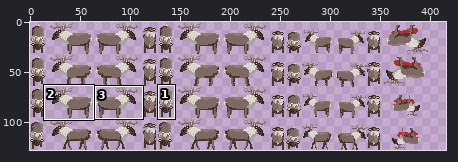
One commit to this pixel-art file: sprites/animals/caribou.aseprite. The picture above shows the old version from afar; the outline marks the close-up.
Close-up. Before:
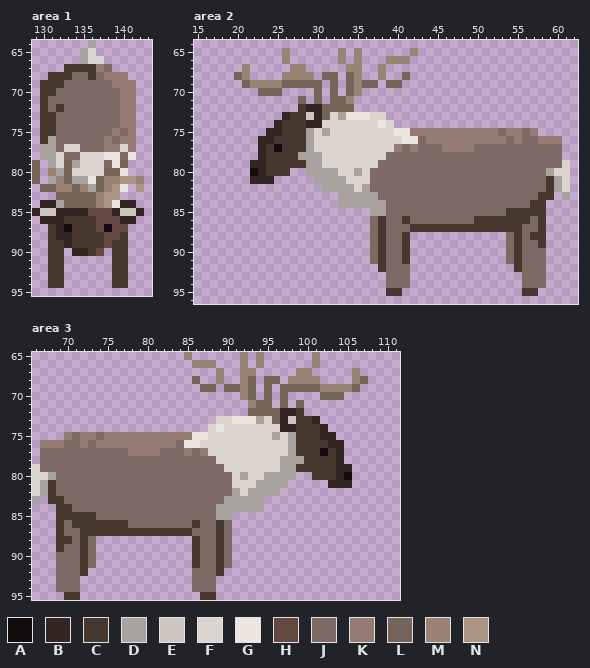
400x128 pixels, 1 frame. Colours within 5 levels of each other are drawn and written as one. Shown: area 1: x 129..143, y 64..95; area 2: x 15..62, y 64..96; area 3: x 66..111, y 65..95. The old version is drawn lined up with the new one, on the new canvas. The commit also changed other parts of the picture, which this record leaves out.
Palette (. is transparent): A #120d0c  B #332521  C #46372f  D #a8a39e  E #ccc5c0  F #dcd4ce  G #ede5df  H #634941  J #7e6a64  K #947c75  L #756559  M #988374  N #ad9584
Pixels before, area 1, first column x 129:
64 .......D......
65 ......DF......
66 ......DFF.....
67 ....CCCCKJ....
68 ..CCCJJCJKKK..
69 .CCCJJJJJJKKK.
70 .CCJJJJJJJJKK.
71 .CJJJJJJJJJKK.
72 .CJCJJJJJJJKK.
73 .CCJJJJJJJJKK.
74 .CCJJJJJJJJKK.
75 .CCJJJJJJJKJK.
76 .CDJJJJJJKJKK.
77 .DDJFFJJJKKFK.
78 .DDFJJFFFGGJG.
79 L.DFLDFFFJGL..
80 L.MDLFFFFLLG..
81 L.DMLDDGLMMNNM
82 .LLMMLMDLMNG.N
83 ...LLLLLMNN...
84 .BBDLLLLMNGBB.
85 BEEBBBBHHHBEEB
86 .BBBCCCCHHHBB.
87 ..CBACCCHAHH..
88 ..CBBCCCCHHC..
89 ..CCBCCCCHCC..
90 ..CC.BBCH.CC..
91 ..CC......CC..
92 ..CC......CC..
93 ..CC......CC..
94 ..CC......CC..
Pixels before, area 2, first column x 20:
65 ......M......M.M......M...................
66 ......M......M.M...MMM....................
67 .M.....MM.....MM..M.......................
68 LM....MMMM.LL.LM..M..L....................
69 .LMMMMLLLLL.L.LMLL.LL.....................
70 ...LLL....L.L.LM..........................
71 ........L.L.LLM...........................
72 ........CBBLLLL...........................
73 ......BCCEBLFDGGGFF.......................
74 .....BCCCBBFFFFFFFGF......................
75 ....BBCCCDFDFFFFFFFFGGKKKKKKKKKKKJKKJK....
76 ...BBCCCCDFFFFFFFFFFFGGJKKKKKKKKKKJKJJKKK.
77 ...BCACCCDFFFFFFFFFFKJKJJJKKKKJJJJJJJJJJJ.
78 ...BCCCCDDDFFFFFFFFJJJJJJJJJJJJJJJJJJJJJJ.
79 ..BBCCCCCDDFFFFFFFJJJJJJJJJJJJJJJJJJJJJJJF
80 ..ABCCC..DDDDFFDFJJJJJJJJJJJJJJJJJJJJJJDFF
81 ..BBB.....DDDDFFFJJJJJJJJJJJJJJJJJJJJJJCDF
82 ...........DDDDFDJJJJJJJJJJJJJJJJJJJJJJCDF
83 .............DDDDDJJJJJJJJJJJJJJJJJJJJCC.D
84 .............DDDDDDJJJJJJJJJJJJJJJJJJCC...
85 .................DDJJJJJJJJJJJJJJJCCCCC...
86 .................JCJJCJJJJJJJJCCCCCCCJC...
87 .................JCJJJCCCCCCCCCCCCCCJJC...
88 .................JCJJC............JCJCC...
89 .................JCJJC............JCJJC...
90 .................JCJJC............JCJJJ...
91 .................JCJJC............JCJJJ...
92 ..................CJJJ.............CJJJ...
93 ...................JJJ..............JJJ...
94 ...................JJJ..............JJJ...
95 ...................CC...............CC....
Pixels before, area 3, first column x 66:
65 ...................M......M.M......M......
66 ....................MMM...M.M......M......
67 .......................M..MM.....MM.....M.
68 ....................L..M..ML.LL.MMMM....ML
69 .....................LL.LLML.L.LLLLLMMMML.
70 ..........................ML.L.L....LLL...
71 ...........................MLL.L.L........
72 ...........................LLLLBBC........
73 .......................FFGGGDFLBECCB......
74 ......................FGFFFFFFFBBCCCB.....
75 ....KJKKJKKKKKKKKKKKGGFFFFFFFFDFDCCCBB....
76 .KKKJJKJKKKKKKKKKKJGGFFFFFFFFFFFDCCCCBB...
77 .JJJJJJJJJJJKKKKJJJKJKFFFFFFFFFFDCCCACB...
78 .JJJJJJJJJJJJJJJJJJJJJJFFFFFFFFDDDCCCCB...
79 FJJJJJJJJJJJJJJJJJJJJJJJFFFFFFFDDCCCCCBB..
80 FFDJJJJJJJJJJJJJJJJJJJJJJFDFFDDDD..CCCBA..
81 FDCJJJJJJJJJJJJJJJJJJJJJJFFFDDDD.....BBB..
82 FDCJJJJJJJJJJJJJJJJJJJJJJDFDDDD...........
83 D.CCJJJJJJJJJJJJJJJJJJJJDDDDD.............
84 ...CCJJJJJJJJJJJJJJJJJJDDDDDD.............
85 ...CCCCCJJJJJJJJJJJJJJJDD.................
86 ...CJCCCCCCCJJJJJJJJCJJCJ.................
87 ...CJJCCCCCCCCCCCCCCJJJCJ.................
88 ...CCJCJ............CJJCJ.................
89 ...CJJCJ............CJJCJ.................
90 ...JJJCJ............CJJCJ.................
91 ...JJJCJ............CJJCJ.................
92 ...JJJC.............JJJC..................
93 ...JJJ..............JJJ...................
94 ...JJJ..............JJJ...................
95 ....CC...............CC...................
New version:
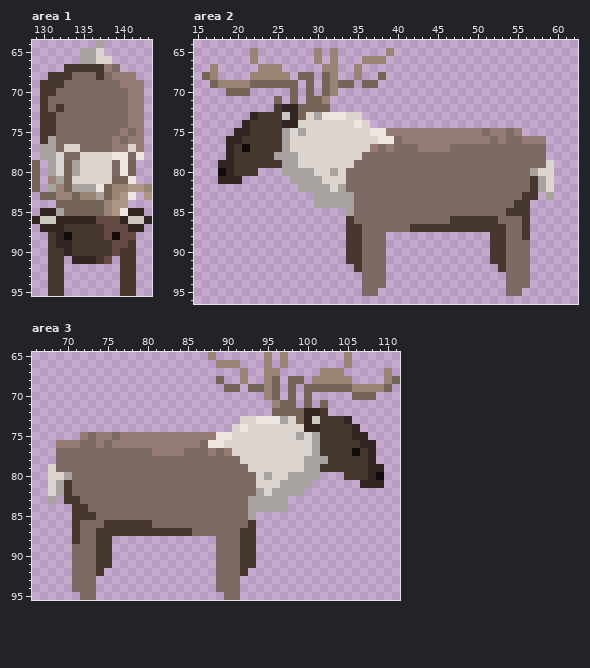
Difference:
canvas 400x128 -> 416x128
Area 1:
y 64: x 136..137 D. -> .D
y 65: x 136..137 F. -> DF
y 66: x 136 F -> D; x 138 . -> F
y 67: x 137..139 KJ. -> CKJ
y 68: x 136..138 CJK -> JCJ; x 141 . -> K
y 69: x 139 K -> J; x 142 . -> K
y 70..74: x 140 K -> J; x 142 . -> K
y 75: x 139..142 KJK. -> JKJK
y 76: x 138..140 KJK -> JKJ; x 142 . -> K
y 77: x 138 K -> J; x 140..142 FK. -> KFK
y 78: x 138 G -> F; x 140..142 JG. -> GJG
y 79: x 138..141 JGL. -> FJGL
y 80: x 131..132 MD -> DF; x 134 F -> D; x 138..139 LL -> FJ; x 141 . -> L
y 81: x 131..132 DM -> MD; x 134..142 DDGLMMNNM -> FFFFFLLG.
y 82: x 129..131 .LL -> L.D; x 133..135 MLM -> LDD; x 137..141 LMNG. -> GLMMN; x 143 . -> M
y 83: x 130..133 ..LL -> LLMM; x 135..141 LLMNN.. -> MMDLMNG; x 143 . -> N
y 84: x 130..132 BBD -> ..L; x 137..141 MNGBB -> LMNN.
y 85: x 129..141 BEEBBBBHHHBEE -> .BBDLLLLLMNGB
y 86: x 129..131 .BB -> BEE; x 133..136 CCCC -> BBBB; x 141..143 B.. -> EEB
y 87: x 130..131 .C -> BB; x 133 A -> C; x 137..138 HA -> CH; x 141..142 .. -> BB
y 88: x 133 B -> A; x 139..141 HC. -> AHH
y 89: x 132 C -> B; x 138..141 HCC. -> CHHC
y 90: x 133..135 .BB -> BCC; x 137..139 H.C -> CCH; x 141 . -> C
y 91: x 134..139 .....C -> BBBCH.; x 141 . -> C
y 92..94: x 139 C -> .; x 141 . -> C
y 95: x 131..132 .. -> CC; x 140..141 .. -> CC
Area 2:
y 65: x 22 . -> M; x 26 M -> .; x 30 . -> M; x 32..33 .M -> M.; x 35 M -> .; x 39 . -> M; x 42 M -> .
y 66: x 22 . -> M; x 26 M -> .; x 30 . -> M; x 32..33 .M -> M.; x 35..41 M...MMM -> .MMM...
y 67: x 17 . -> M; x 21 M -> .; x 23..25 ... -> MMM; x 27..28 MM -> ..; x 31..32 .. -> MM; x 34 M -> .; x 38 M -> .
y 68: x 16..17 .. -> LM; x 20..25 LM.... -> ..MMMM; x 27..29 MMM -> .LL; x 32 L -> M; x 34 L -> .; x 38 M -> L; x 41 L -> .
y 69: x 17..25 ....LMMMM -> LMMMMLLLL; x 28 L -> .; x 30..33 L.L. -> .LML; x 35 M -> .; x 39..40 LL -> ..
y 70: x 19..21 ... -> LLL; x 23..25 LLL -> ...; x 27 . -> L; x 29..32 .L.L -> L.LM; x 34..35 LM -> ..
y 71: x 25 . -> L; x 27..29 .L. -> L.L; x 31..34 .LLM -> M...
y 72: x 25..30 ...CBB -> CBBLLL; x 32..34 LLL -> ...
y 73: x 22..38 ....BCCEBLFDGGGFF -> BCCCEBLFDGGGFF...
y 74: x 21..30 ....BCCCBB -> BCCCCBBFFF; x 35 F -> G; x 37..39 FGF -> ...
y 75: x 20..29 ....BBCCCD -> BBCCCCDFDF; x 31 D -> F; x 37..41 FFFGG -> GGKKK; x 51 K -> J; x 53..54 JK -> KJ; x 56..57 JK -> ..
y 76: x 19..24 ....BB -> BBCCCC; x 26..29 CCCD -> DFFF; x 38..43 FFFGGJ -> GGJKKK; x 52 K -> J; x 55..57 KJJ -> JKK; x 59..60 KK -> ..
y 77: x 19..23 ....B -> BCACC; x 25..29 ACCCD -> CDFFF; x 37..40 FFFK -> KJKJ; x 42..45 KJJJ -> JKKK; x 47..49 KKK -> JJJ; x 59..60 JJ -> ..
y 78: x 19..23 ....B -> BCCCC; x 25..30 CCCDDD -> DDDFFF; x 36..38 FFF -> JJJ; x 59..60 JJ -> ..
y 79: x 18..23 ....BB -> BBCCCC; x 26..30 CCCDD -> DDFFF; x 35..37 FFF -> JJJ; x 59..61 JJF -> F..
y 80: x 18..28 ....ABCCC.. -> ABCCC...DDD; x 30..31 DD -> FF; x 34..36 FDF -> JJJ; x 57..61 JJDFF -> DFF..
y 81: x 18..20 ... -> BBB; x 22..24 BBB -> ...; x 27..29 ... -> DDD; x 31..36 DDDFFF -> FFFJJJ; x 57..61 JJCDF -> CDF..
y 82: x 28..30 ... -> DDD; x 32 D -> F; x 34..36 DFD -> JJJ; x 57..61 JJCDF -> CDF..
y 83: x 30..32 ... -> DDD; x 35..37 DDD -> JJJ; x 56..59 JJCC -> CC.D; x 61 D -> .
y 84: x 30..32 ... -> DDD; x 35..38 DDDD -> JJJJ; x 55..58 JJCC -> CC..
y 85: x 34..38 ...DD -> DJJJJ; x 57..58 CC -> ..
y 86: x 34..36 ... -> CJJ; x 38 C -> J; x 41 C -> J; x 47..49 JJJ -> CCC; x 53..55 CCC -> JJJ; x 57..58 JC -> ..
y 87: x 34..36 ... -> CCJ; x 38 C -> J; x 54..58 CCJJC -> JJC..
y 88: x 34..36 ... -> CCJ; x 38..41 CJJC -> J...; x 52..53 .. -> CC; x 55..58 CJCC -> JC..
y 89: x 34..36 ... -> CCJ; x 38..41 CJJC -> J...; x 52..53 .. -> CC; x 55 C -> J; x 57..58 JC -> ..
y 90..91: x 34..36 ... -> CCJ; x 38..41 CJJC -> J...; x 52..53 .. -> CC; x 55 C -> J; x 57..58 JJ -> ..
y 92: x 35..41 ...CJJJ -> CJJJ...; x 53..55 ..C -> CJJ; x 57..58 JJ -> ..
y 93..94: x 36..41 ...JJJ -> JJJ...; x 54..55 .. -> JJ; x 57..58 JJ -> ..
y 95: x 36..37 .. -> JJ; x 39..40 CC -> ..; x 54..57 ..CC -> JJ..
Area 3:
y 65: x 85 M -> .; x 88 . -> M; x 92 M -> .; x 94..95 M. -> .M; x 97 . -> M; x 101 M -> .; x 105 . -> M
y 66: x 86..92 MMM...M -> ...MMM.; x 94..95 M. -> .M; x 97 . -> M; x 101 M -> .; x 105 . -> M
y 67: x 89 M -> .; x 93 M -> .; x 95..96 .. -> MM; x 99..100 MM -> ..; x 102..104 ... -> MMM; x 106 M -> .; x 110 . -> M
y 68: x 86 L -> .; x 89 M -> L; x 93 L -> .; x 95 L -> M; x 98..100 MMM -> LL.; x 102..107 ....ML -> MMMM..; x 110..111 .. -> ML
y 69: x 87..88 LL -> ..; x 92 M -> .; x 94..97 .L.L -> LML.; x 99 L -> .; x 102..110 MMMML.... -> LLLLMMMML
y 70: x 92..93 ML -> ..; x 95..98 L.L. -> ML.L; x 100 . -> L; x 102..104 LLL -> ...; x 106..108 ... -> LLL
y 71: x 93..96 MLL. -> ...M; x 98..100 .L. -> L.L; x 102 . -> L
y 72: x 93..95 LLL -> ...; x 97..102 BBC... -> LLLBBC
y 73: x 89..105 FFGGGDFLBECCB.... -> ...FFGGGDFLBECCCB
y 74: x 88..90 FGF -> ...; x 92 F -> G; x 97..106 BBCCCB.... -> FFFBBCCCCB
y 75: x 70..71 KJ -> ..; x 73..74 KJ -> JK; x 76 K -> J; x 86..90 GGFFF -> KKKGG; x 96 D -> F; x 98..107 DCCCBB.... -> FDFDCCCCBB
y 76: x 67..68 KK -> ..; x 70..72 JJK -> KKJ; x 75 K -> J; x 84..89 JGGFFF -> KKKJGG; x 98..101 DCCC -> FFFD; x 103..108 BB.... -> CCCCBB
y 77: x 67..68 JJ -> ..; x 78..80 KKK -> JJJ; x 82..85 JJJK -> KKKJ; x 87..90 KFFF -> JKJK; x 98..102 DCCCA -> FFFDC; x 104..108 B.... -> CCACB
y 78: x 67..68 JJ -> ..; x 89..91 FFF -> JJJ; x 97..102 DDDCCC -> FFFDDD; x 104..108 B.... -> CCCCB
y 79: x 66..68 FJJ -> ..F; x 90..92 FFF -> JJJ; x 97..101 DDCCC -> FFFDD; x 104..109 BB.... -> CCCCBB
y 80: x 66..70 FFDJJ -> ..FFD; x 91..93 FDF -> JJJ; x 96..97 DD -> FF; x 99..109 ..CCCBA.... -> DDD...CCCBA
y 81: x 66..70 FDCJJ -> ..FDC; x 91..96 FFFDDD -> JJJFFF; x 98..100 ... -> DDD; x 103..105 BBB -> ...; x 107..109 ... -> BBB
y 82: x 66..70 FDCJJ -> ..FDC; x 91..93 DFD -> JJJ; x 95 D -> F; x 97..99 ... -> DDD
y 83: x 66 D -> .; x 68..71 CCJJ -> D.CC; x 90..92 DDD -> JJJ; x 95..97 ... -> DDD
y 84: x 69..72 CCJJ -> ..CC; x 89..92 DDDD -> JJJJ; x 95..97 ... -> DDD
y 85: x 69..70 CC -> ..; x 89..93 DD... -> JJJJD
y 86: x 69..70 CJ -> ..; x 72..74 CCC -> JJJ; x 78..80 JJJ -> CCC; x 86 C -> J; x 89 C -> J; x 91..93 ... -> JJC
y 87: x 69..73 CJJCC -> ..CJJ; x 89 C -> J; x 91..93 ... -> JCC
y 88: x 69..72 CCJC -> ..CJ; x 74..75 .. -> CC; x 86..89 CJJC -> ...J; x 91..93 ... -> JCC
y 89: x 69..70 CJ -> ..; x 72 C -> J; x 74..75 .. -> CC; x 86..89 CJJC -> ...J; x 91..93 ... -> JCC
y 90..91: x 69..70 JJ -> ..; x 72 C -> J; x 74..75 .. -> CC; x 86..89 CJJC -> ...J; x 91..93 ... -> JCC
y 92: x 69..70 JJ -> ..; x 72..74 C.. -> JJC; x 86..92 JJJC... -> ...JJJC
y 93..94: x 69..70 JJ -> ..; x 72..73 .. -> JJ; x 86..91 JJJ... -> ...JJJ
y 95: x 70..73 CC.. -> ..JJ; x 87..88 CC -> ..; x 90..91 .. -> JJ
Boxes around the changes in both close-ups, in picture pixels (x1, y1, x2, y2):
changed: (32, 40, 152, 296)
changed: (202, 48, 570, 296)
changed: (32, 352, 400, 600)
